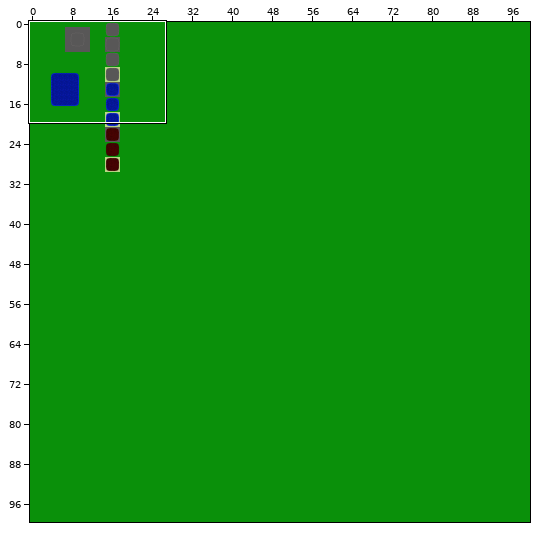
One commit to this Tiled map (JSON): SFML-game/data/Maps/CustomTilesetTest.json. The first picture is a wide view before the edit; the outline marks the close-up.
Close-up. Old version:
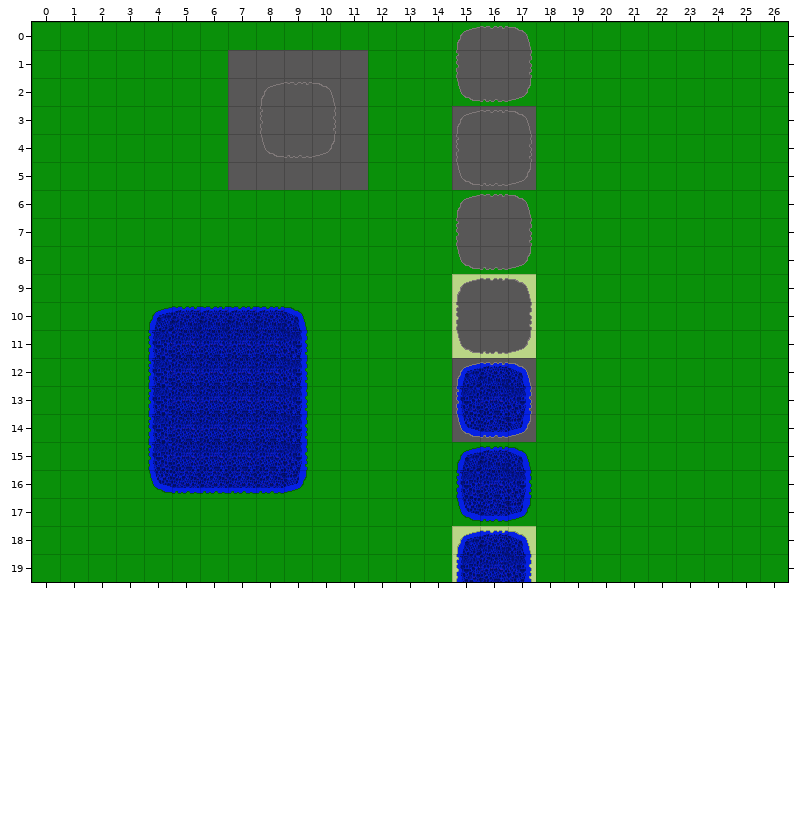
Cells are 32x32 px. Shown: x 0..26, y 0..19. The commit also changed other parts of the map, which this record leaves out.
The same view after the edit:
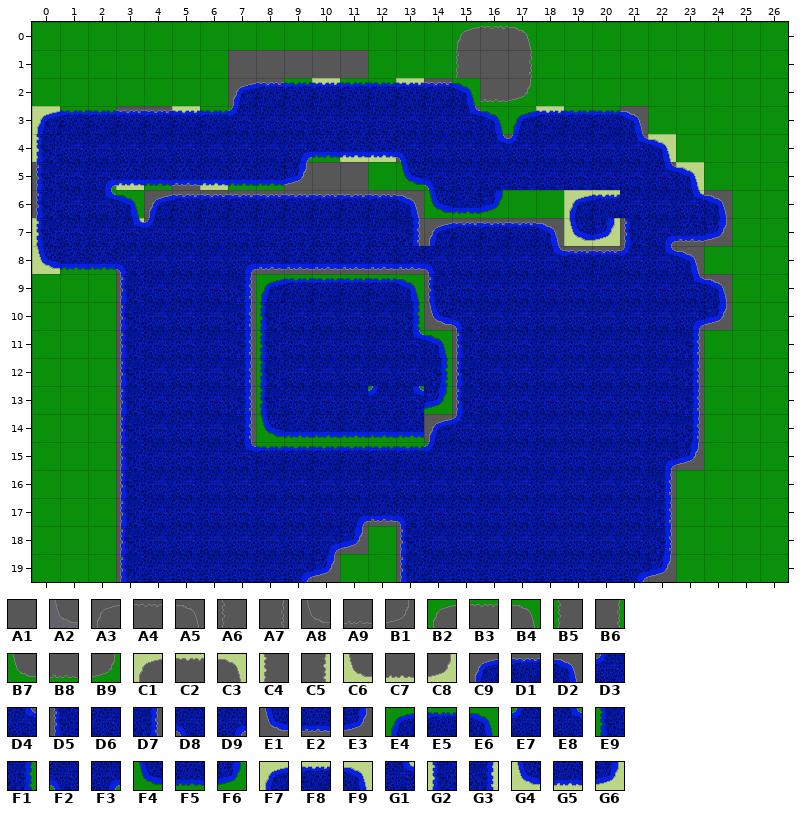
Key: from "Custom Tileset": A1 61, A2 120, A3 180, A4 181, A5 182, A6 240, A7 242, A8 300, A9 301, B1 302, B2 360, B3 361, B4 362, B5 420, B6 422, B7 480, B8 481, B9 482, C1 540, C2 541, C3 542, C4 600, C5 602, C6 660, C7 661, C8 662, C9 720, D1 721, D2 722, D3 723, D4 724, D5 780, D6 781, D7 782, D8 783, D9 784, E1 840, E2 841, E3 842, E4 900, E5 901, E6 902, E7 903, E8 904, E9 960, F1 962, F2 963, F3 964, F4 1020, F5 1021, F6 1022, F7 1080, F8 1081, F9 1082, G1 1084, G2 1140, G3 1142, G4 1200, G5 1201, G6 1202.
__ is an empty cell.
Tiles replaced or removed in this view: A1, A2, A3, A4, A5, A6, A7, A8, A9, B1, B2, B3, B4, B5, B6, B7, B8, B9, C1, C2, C3, C4, C5, C6, C7, C8, C9, D1, D2, D6, D7, E1, E2, E3, E4, E5, E6, E9, F1, F4, F5, F6, F7, F8, F9, G2, G3.
Log entry: Made water compatible with terrain brush on tileset
Difference:
Changed rows in their new state; .. is an unchanged cell.
Layer "Water/Lava":
first column x 0:
 2 .. .. .. .. .. .. .. C9 D1 E5 F8 E5 E5 F8 D1 E6 .. .. .. .. .. .. .. .. ..
 3 F7 E5 E5 D1 D1 F8 E5 E7 D6 D6 D6 D6 D6 D6 D6 D4 E6 E4 F8 E5 E5 D2 .. .. ..
 4 G2 D6 D6 D6 D6 D6 D6 D6 D6 F3 F5 G5 G5 D8 D6 D6 D4 D3 D6 D6 D6 D4 F9 .. ..
 5 D5 D6 F3 G5 F5 E2 G5 F5 F5 E3 .. .. .. F4 F2 D6 D6 D6 D6 D6 D6 D6 D4 F9 ..
 6 D5 D6 E8 E6 C9 D1 D1 D1 D1 D1 D1 D1 D1 D2 F4 F5 F6 __ .. F7 F8 D6 D6 G1 D2
 7 G2 D6 D6 G1 D3 D6 D6 D6 D6 D6 D6 D6 D6 D7 C9 D1 D1 D1 D2 G4 G6 D5 D9 E2 E3
 8 G4 F5 F5 D8 D6 D6 D6 D9 E2 E2 E2 E2 E2 E2 D8 D6 D6 D6 D4 D1 D1 D3 D4 D2 ..
 9 .. .. .. D5 D6 D6 D6 D7 E4 E5 E5 E5 E5 E6 D5 D6 D6 D6 D6 D6 D6 D6 D6 D4 D2
10 .. .. .. D5 D6 D6 D6 D7 E9 D6 D6 D6 D6 F1 E1 D8 D6 D6 D6 D6 D6 D6 D6 D9 E3
11 .. .. .. D5 D6 .. .. D7 E9 D6 D6 D6 D6 E8 E6 D5 D6 D6 D6 D6 D6 D6 D6 D7 ..
12 .. .. .. D5 D6 .. .. D7 E9 D6 D6 D6 D6 D6 F1 D5 D6 D6 D6 D6 D6 D6 D6 D7 ..
13 .. .. .. D5 D6 .. .. D7 E9 D6 D6 D6 E7 E8 F6 .. .. D6 D6 D6 D6 D6 D6 D7 ..
14 .. .. .. D5 D6 .. .. D7 F4 F5 F5 F5 F5 F5 C9 D3 D6 D6 D6 D6 D6 D6 D6 D7 ..
15 .. .. .. D5 D6 .. .. D4 E5 E5 E5 E5 E5 E5 E7 D6 D6 D6 D6 D6 D6 D6 D9 E3 ..
16 .. .. .. D5 D6 D6 D6 D6 D6 D6 D6 D6 D6 D6 D6 D6 .. D6 D6 D6 D6 D6 D7 .. ..
17 .. .. .. D5 D6 D6 D6 D6 D6 D6 D6 D9 E2 D8 D6 D6 D6 D6 D6 D6 D6 D6 D7 .. ..
18 .. .. .. D5 D6 D6 D6 D6 D6 D6 D9 E3 .. D5 D6 D6 D6 D6 D6 D6 D6 D6 D7 .. ..
19 .. .. .. D5 D6 D6 D6 D6 D6 D9 E3 .. .. D5 D6 D6 .. D6 D6 D6 D6 D9 E3 .. ..
Where, in picture pixels (left, top, right, bottom), the same in both close-ups:
changed: (32, 78, 732, 582)
